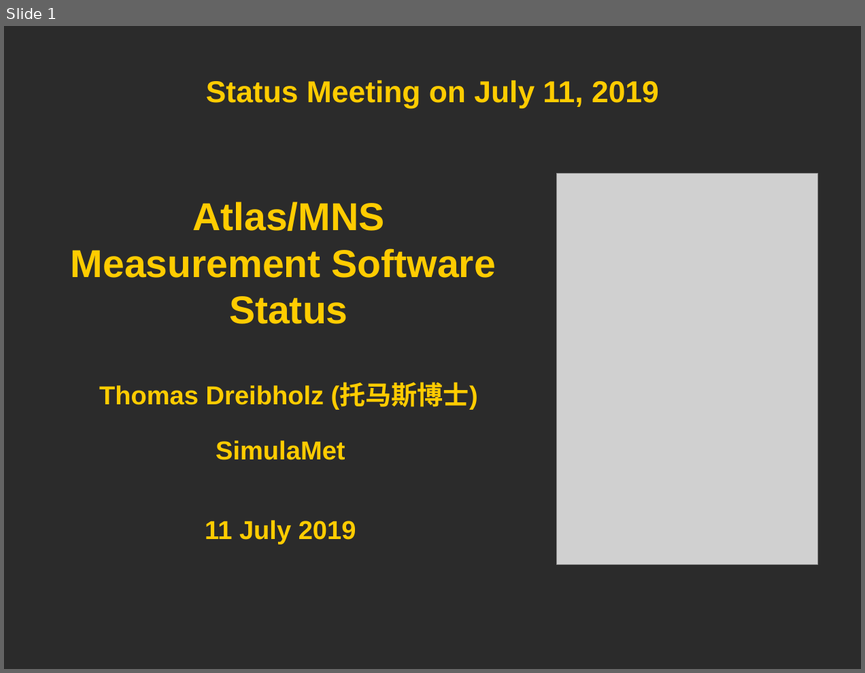
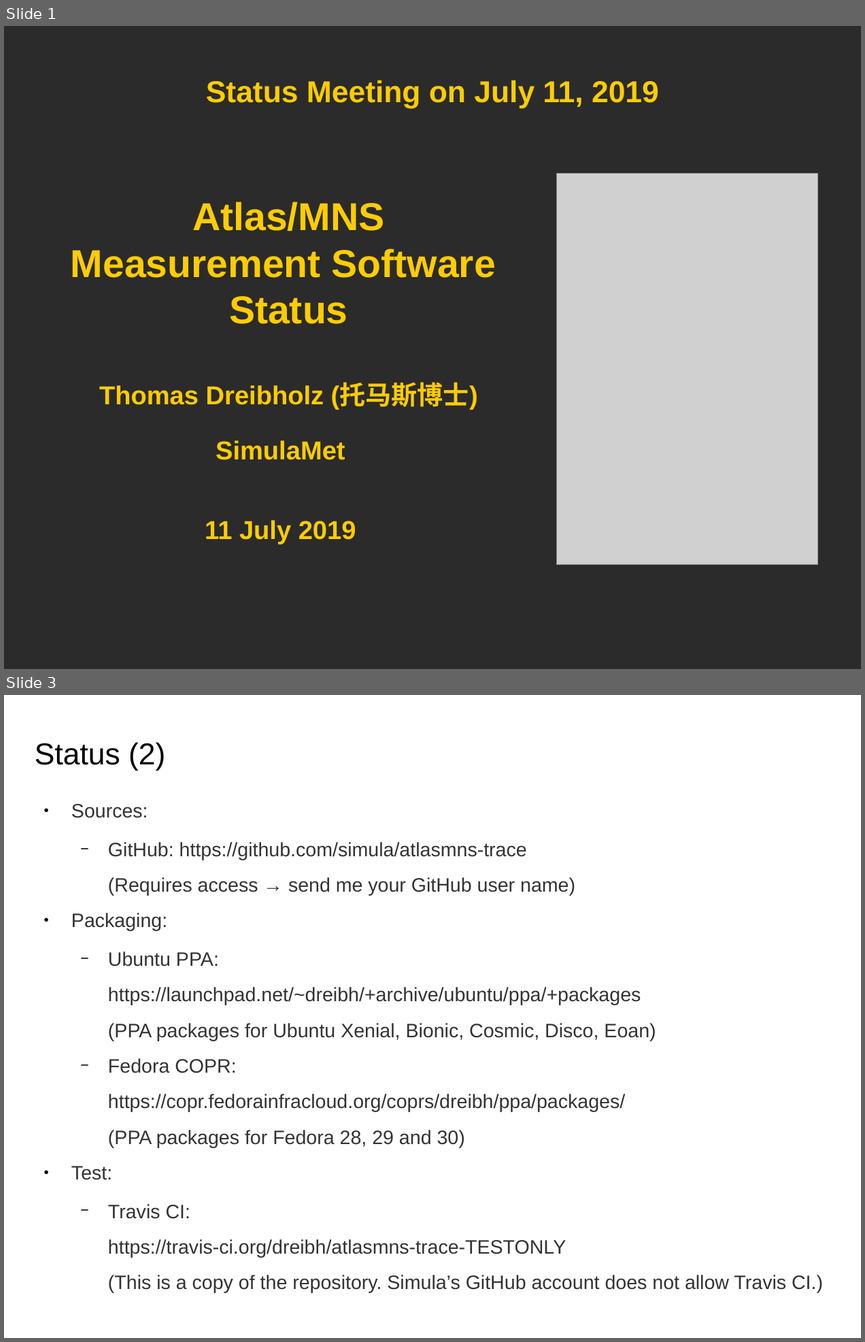
Before and after one commit to simula/atlasmns-trace, a slide deck: src/stuff/Status-July2019.odp. Shown one above the other, each under a label of ours: slide 1 before the commit, slides 1 and 3 after it; the slides between them are not shown. The pictures are 865x673 and 865x1342 pixels, drawn with LibreOffice and Linux fonts; fonts in the diff are those of the drawing; grey boxes stand for pictures; background and template pictures are left out; a plain dark background stands for a picture behind light text. Boxes give left, top, right and bottom in pixels: in the first picture for what was removed or moved away, otherwise in the second. Text is boxed around its words. In the diff, an @@ line names an element or a change of style, - is before the commit and + after.

```diff
--- a/src/stuff/Status-July2019.odp
+++ b/src/stuff/Status-July2019.odp
@@ slide 3 added at (4,695,861,1338), background #FFFFFF @@
@@ title added at (35,742,165,770), 28 pt, text #000000 @@
+Status (2)
@@ text added at (71,804,823,1293), 18 pt, text #333333 @@
+● Sources:
+  − GitHub: https://github.com/simula/atlasmns-trace
+  (Requires access → send me your GitHub user name)
+● Packaging:
+  − Ubuntu PPA:
+  https://launchpad.net/~dreibh/+archive/ubuntu/ppa/+packages
+  (PPA packages for Ubuntu Xenial, Bionic, Cosmic, Disco, Eoan)
+  − Fedora COPR:
+  https://copr.fedorainfracloud.org/coprs/dreibh/ppa/packages/
+  (PPA packages for Fedora 28, 29 and 30)
+● Test:
+  − Travis CI:
+  https://travis-ci.org/dreibh/atlasmns-trace-TESTONLY
+  (This is a copy of the repository. Simula’s GitHub account does not allow Travis CI.)
```
Also in this commit, not shown: 1 slide changed.
